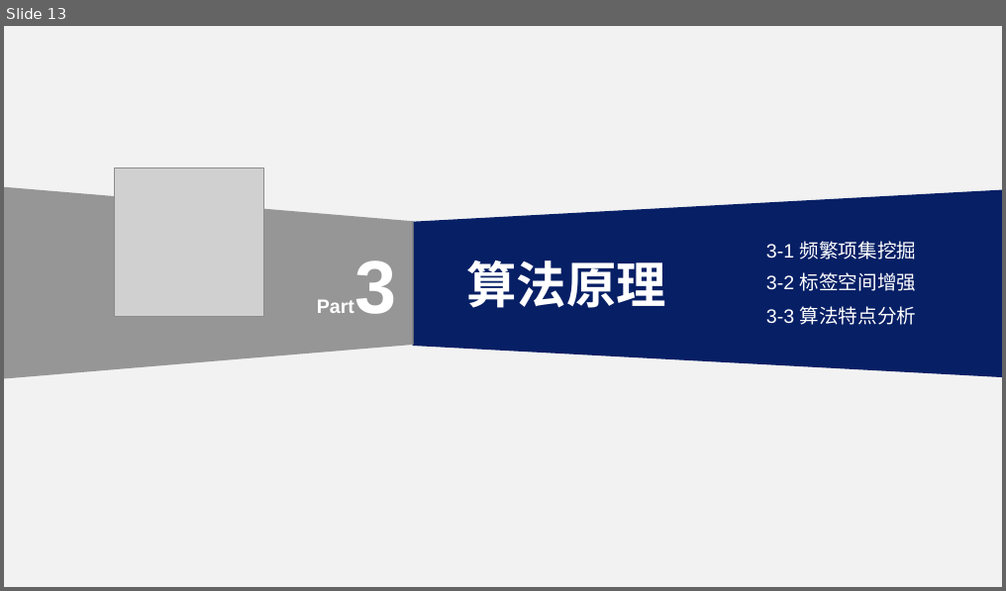
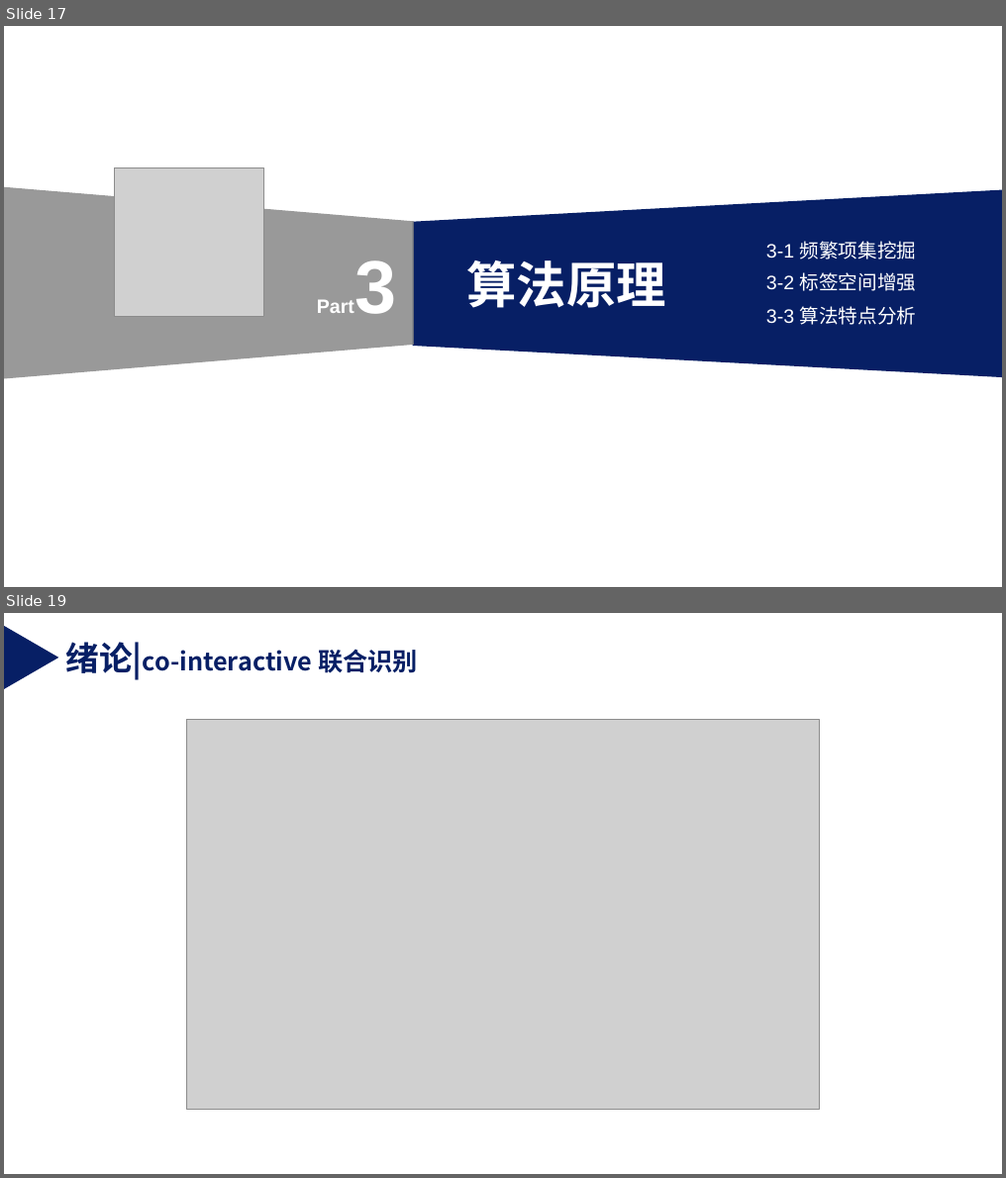
Before and after one commit to weixiao2333/zjuthesis-mphil, a slide deck: 硕士毕业论文答辩PPT.pptx. Shown one above the other, each under a label of ours: slide 13 before the commit, slides 17 and 19 after it; the slides between them are not shown. The pictures are 1006x591 and 1006x1178 pixels, drawn with LibreOffice and Linux fonts; fonts in the diff are those of the drawing; grey boxes stand for pictures. Boxes give left, top, right and bottom in pixels: in the first picture for what was removed or moved away, otherwise in the second. Text is boxed around its words. In the diff, an @@ line names an element or a change of style, - is before the commit and + after.

```diff
--- a/硕士毕业论文答辩PPT.pptx
+++ b/硕士毕业论文答辩PPT.pptx
@@ slide 19 added at (4,613,1002,1174), background #FFFFFF @@
@@ triangle added at (5,626,59,689), fill #071F65 @@
@@ text added at (66,642,418,679), 18 pt, text #071F65, bold @@
+绪论|co-interactive 联合识别
@@ picture added at (186,720,820,1110) @@
@@ what was slide 13 is now slide 17 @@
```
Also in this commit, not shown: 30 other slides changed, 8 other slides added.
